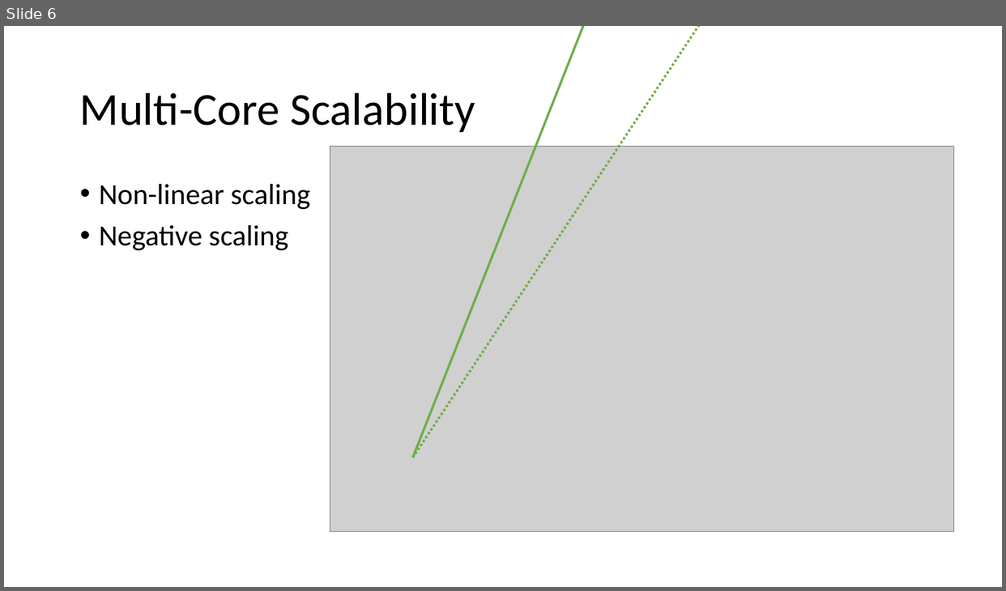
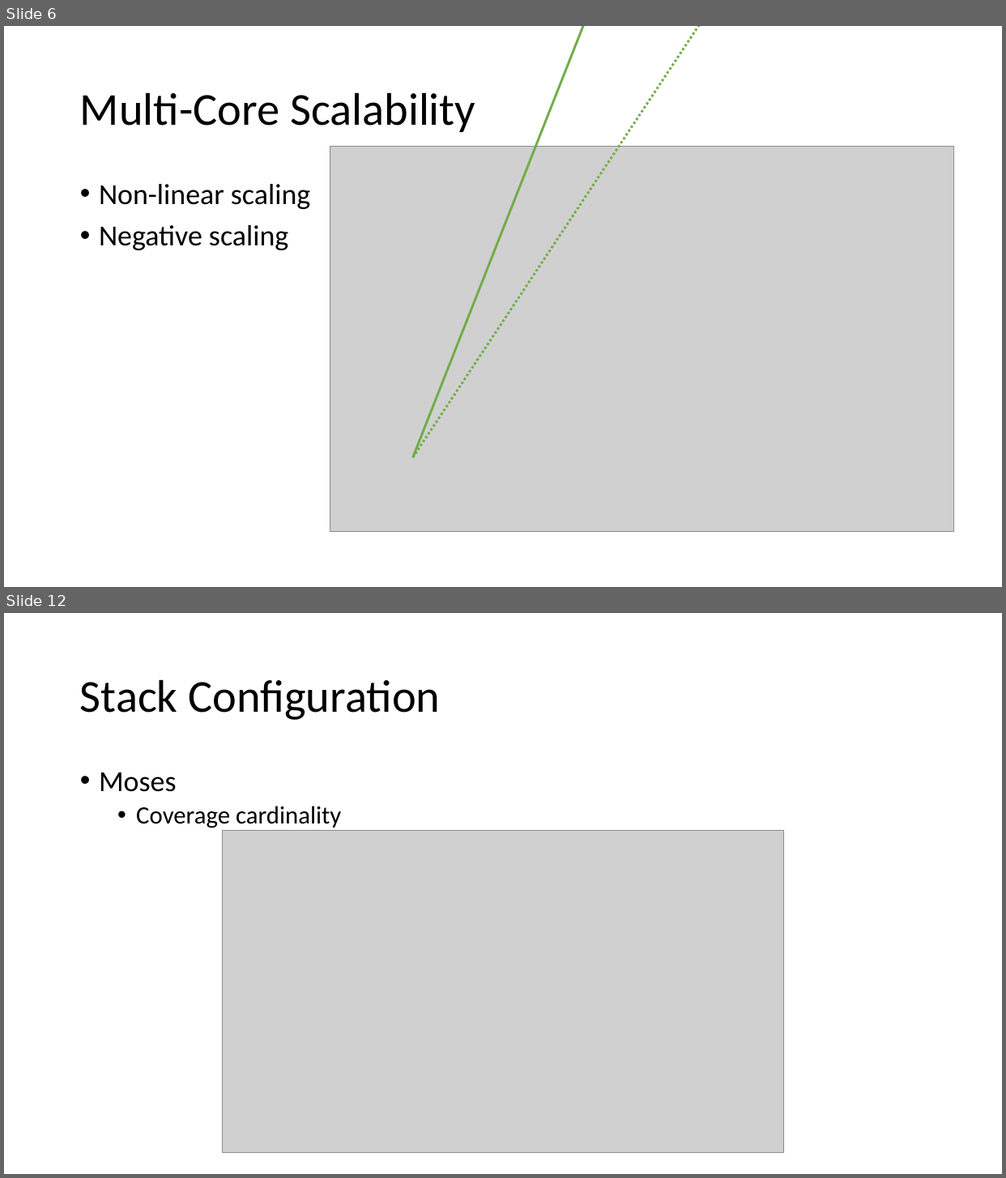
Before and after one commit to hieuhoang/papers, a slide deck: amta.2016/slides.pptx. Shown one above the other, each under a label of ours: slide 6 before the commit, slides 6 and 12 after it; the slides between them are not shown. The pictures are 1006x591 and 1006x1178 pixels, drawn with LibreOffice and Linux fonts; fonts in the diff are those of the drawing; grey boxes stand for pictures. Boxes give left, top, right and bottom in pixels: in the first picture for what was removed or moved away, otherwise in the second. Text is boxed around its words. In the diff, an @@ line names an element or a change of style, - is before the commit and + after.

```diff
--- a/amta.2016/slides.pptx
+++ b/amta.2016/slides.pptx
@@ slide 12 added at box(4, 613, 1002, 1174), background #FFFFFF @@
@@ title added at box(80, 679, 440, 720), 44 pt, text #000000 @@
+Stack Configuration
@@ text added at box(99, 773, 341, 831), 24 pt, text #000000 @@
+• Moses
+  • Coverage cardinality
@@ picture added at box(223, 830, 784, 1152) @@
```
Also in this commit, not shown: 4 slides changed, 2 other slides added.
